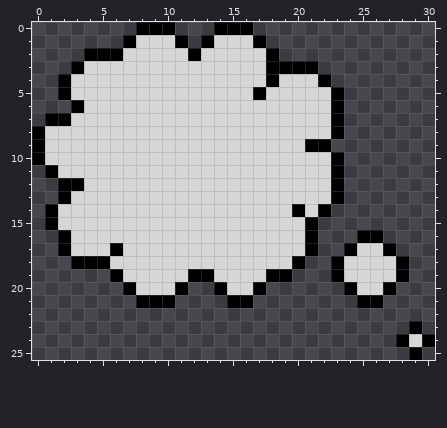
One commit to this pixel-art sprite: assets/sprites/baloes/balao.png. The picture above is the old version.
The file is 155x130 pixels, drawn in blocks of 5x5; one block is one cell here.
New version:
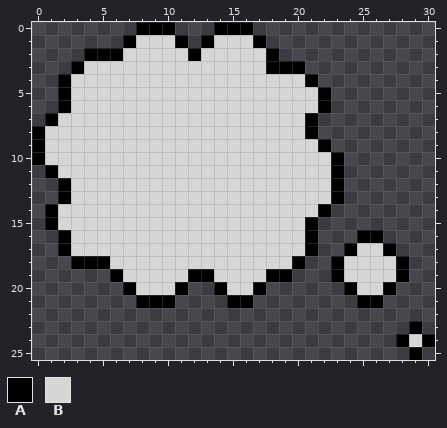
Palette (. is transparent): A #000000  B #d8d6d4
Difference:
y 3: x 21 A -> .
y 4: x 18 A -> B; x 21..22 BA -> A.
y 5: x 17 A -> B; x 22..23 BA -> A.
y 6: x 2..3 .A -> AB; x 22..23 BA -> A.
y 7: x 2 A -> B; x 21..23 BBA -> A..
y 8: x 21..23 BBA -> A..
y 9: x 21 A -> B
y 12: x 3 A -> B
y 14: x 20 A -> B
y 17: x 6 A -> B
Boxes around the changes in both pictures, in picture pixels (x1, y1, x2, y2):
changed: (253, 61, 344, 217)
changed: (58, 100, 84, 126)
changed: (71, 178, 123, 256)
